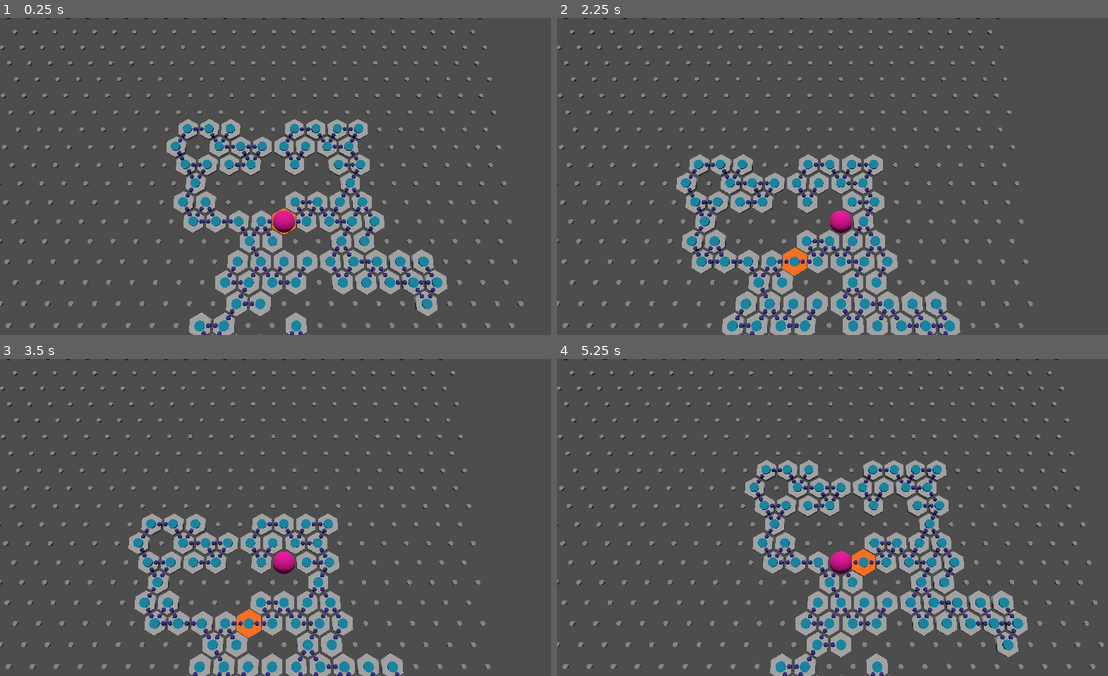
Above: before the commit, frames 1-4 (two rows, left to right).
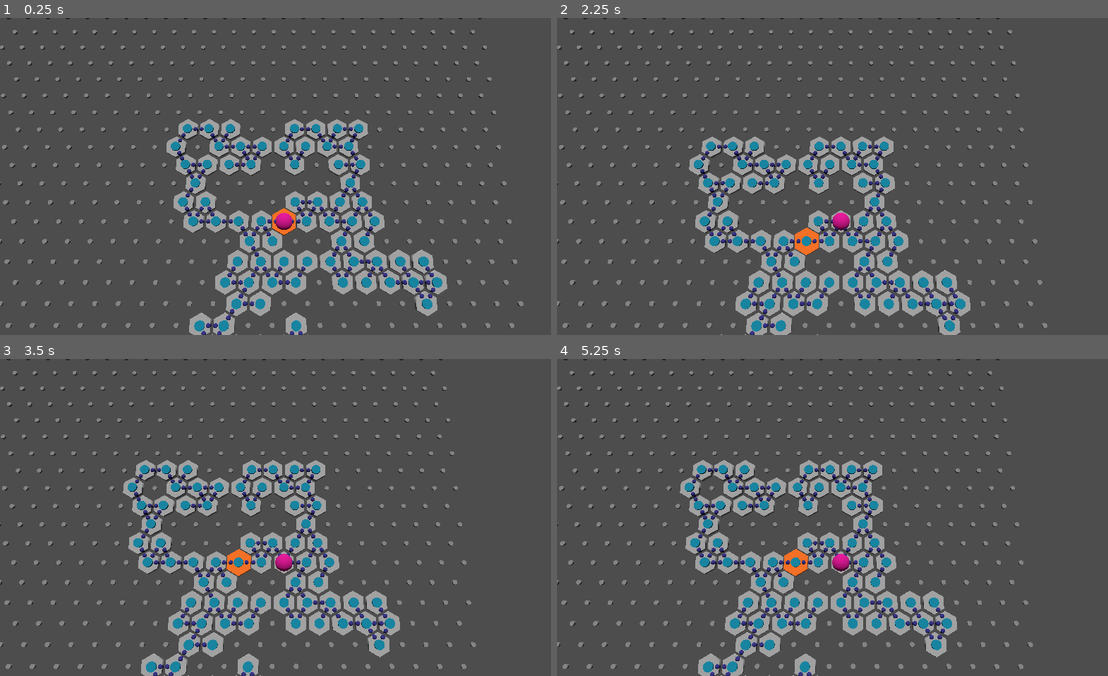
Above: after the commit, the same moments.

Repository: SamppuS/Rabbits_Requiem
Game: Godot game, scene res://levels/level.tscn
Two runs of this game, one before a commit and one after it. Both use one fixed random seed, a clock stepped at 60 frames per second and the inputs below.
Inputs:
- Up to frame 1 (0.25 s): no input
- Up to frame 2 (2.25 s): tap Enter at 0.5, 2 s; tap A (a) at 0.6 s; tap D (d) at 0.8, 1.35 s; tap Space at 1.25 s; tap E (e) at 1.55, 2.1 s
- Up to frame 3 (3.5 s): tap W (w) at 2.3, 2.85 s; tap Space at 2.75 s; tap X (x) at 3.05 s
- Up to frame 4 (5.25 s): tap Enter at 3.5 s; tap X (x) at 3.6 s; tap Z (z) at 3.8, 4.35 s; tap Space at 4.25 s; tap A (a) at 4.55, 5.1 s

The runs differ from the first frame. In frame 1, 0.1% of the frame differs, in the area x 49-54%, y 60-68%; in frame 2, 11%; in frame 3, 14%; in frame 4, 17%, in the area x 22-100%, y 0-100%.

Commit message:
Made movement restricted to tile paths. Also last push changed input mapping

Diff:
--- a/rabbits_requiem/levels/level.gd
+++ b/rabbits_requiem/levels/level.gd
@@ -45,23 +45,33 @@
 func _input(event):
 
 	var last_current = current
+	var next_dir : int
+	var move = false #prevent double movements
+
 	if Input.is_action_just_pressed("a"):
-		current = next_tile(current, 0)
-	if Input.is_action_just_pressed("w"):
-		current = next_tile(current, 1)
-	if Input.is_action_just_pressed("e"):
-		current = next_tile(current, 2)
-	if Input.is_action_just_pressed("d"):
-		current = next_tile(current, 3)
-	if Input.is_action_just_pressed("x"):
-		current = next_tile(current, 4)
-	if Input.is_action_just_pressed("z"):
-		current = next_tile(current, 5)
+		next_dir = 0
+		move = true
+	elif Input.is_action_just_pressed("w"):
+		next_dir = 1
+		move = true
+	elif Input.is_action_just_pressed("e"):
+		next_dir = 2
+		move = true
+	elif Input.is_action_just_pressed("d"):
+		next_dir = 3
+		move = true
+	elif Input.is_action_just_pressed("x"):
+		next_dir = 4
+		move = true
+	elif Input.is_action_just_pressed("z"):
+		next_dir = 5
+		move = true
+
+	if tile_obj(current).paths[next_dir] && move: current = next_tile(current, next_dir);
 
 	if current != last_current:
 		print(current, tile_obj(current).paths);
 		player.position = pos_from_tile(current)
-
 
 func flip_dir(i: int):
 	return (i+3)%6
--- a/rabbits_requiem/levels/level.tscn
+++ b/rabbits_requiem/levels/level.tscn
@@ -10,6 +10,8 @@
 albedo_color = Color(0.860799, 1.01075e-05, 0.572914, 1)
 
 [sub_resource type="SphereMesh" id="SphereMesh_5l3hi"]
+radius = 0.4
+height = 0.8
 
 [sub_resource type="Environment" id="Environment_yoqi5"]
 
